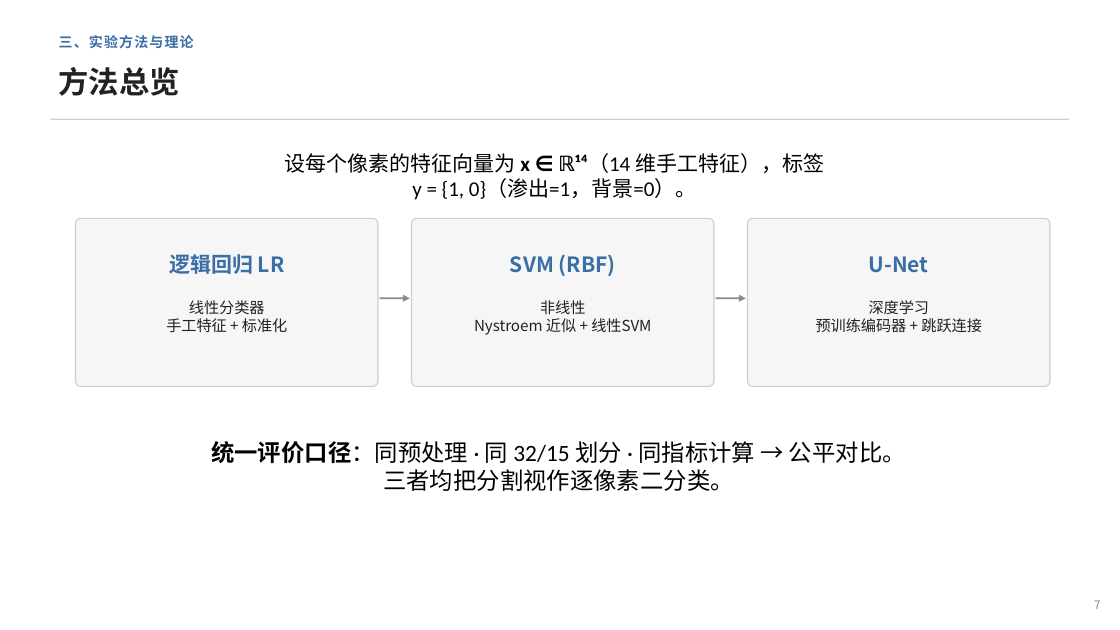
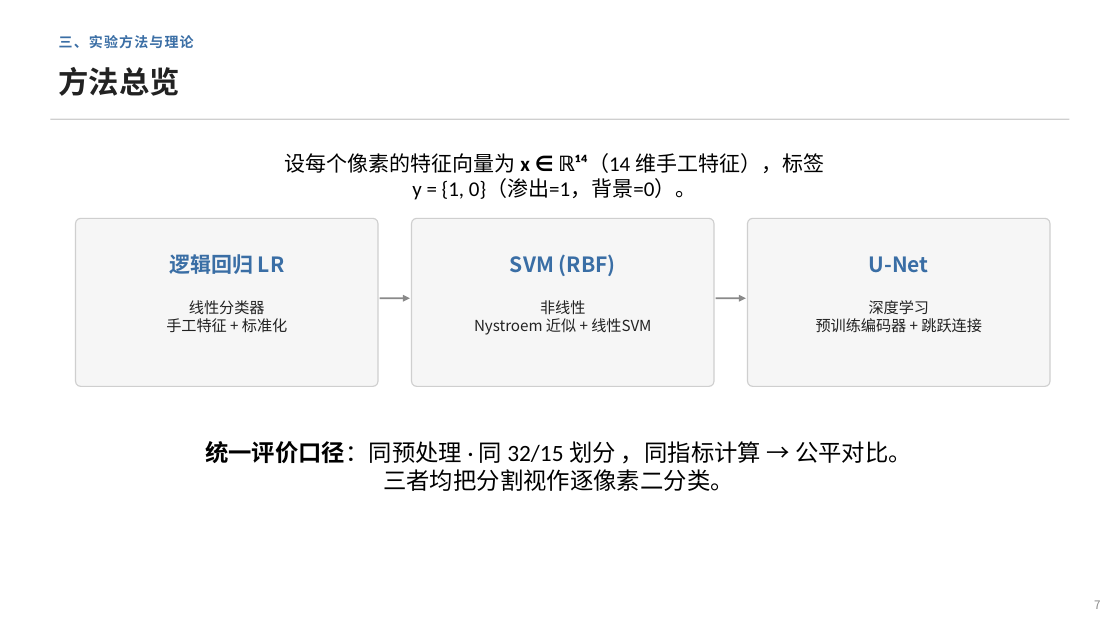
Before and after one commit to LeafTraces/ML-Project, a slide deck: slide 7 of report/答辩.pptx. Drawn at 1120x630 pixels with LibreOffice and Linux fonts; fonts in the diff are those of the drawing. Boxes give left, top, right and bottom in pixels: in the first picture for what was removed or moved away, otherwise in the second. Text is boxed around its words. In the diff, an @@ line names an element or a change of style, - is before the commit and + after.

```diff
--- a/report/答辩.pptx
+++ b/report/答辩.pptx
@@ text at <box>205,441,912,464</box>: text changed @@
-统一评价口径：同预处理 · 同 32/15 划分 · 同指标计算 → 公平对比。
+统一评价口径：同预处理 · 同 32/15 划分 ，同指标计算 → 公平对比。
```
Also in this commit, not shown: 5 other slides changed, 1 slide added, 14 other files.
